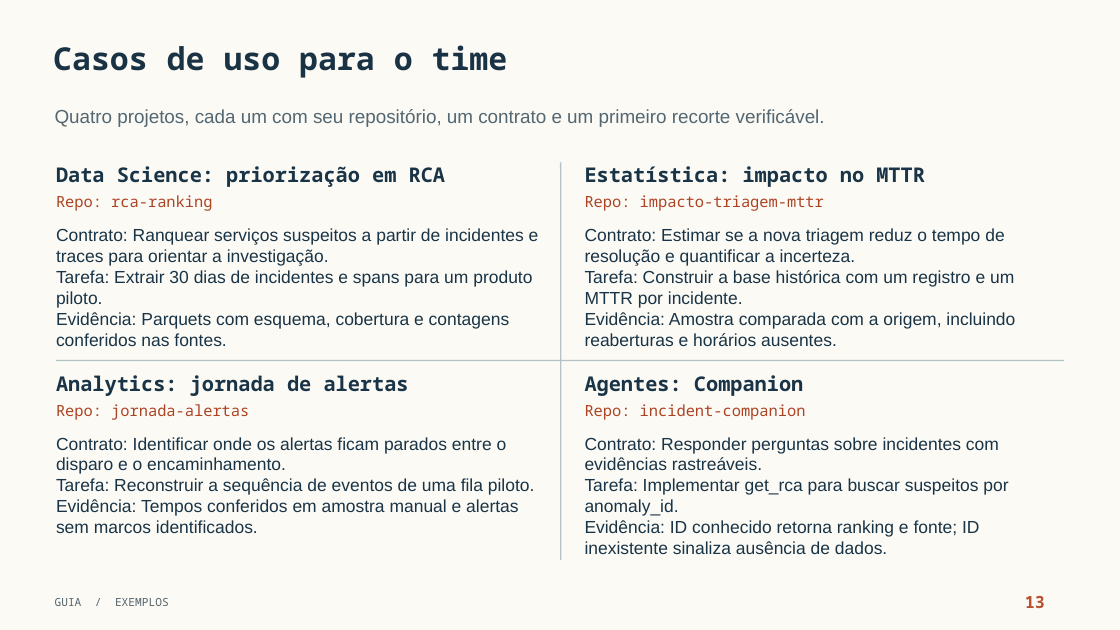
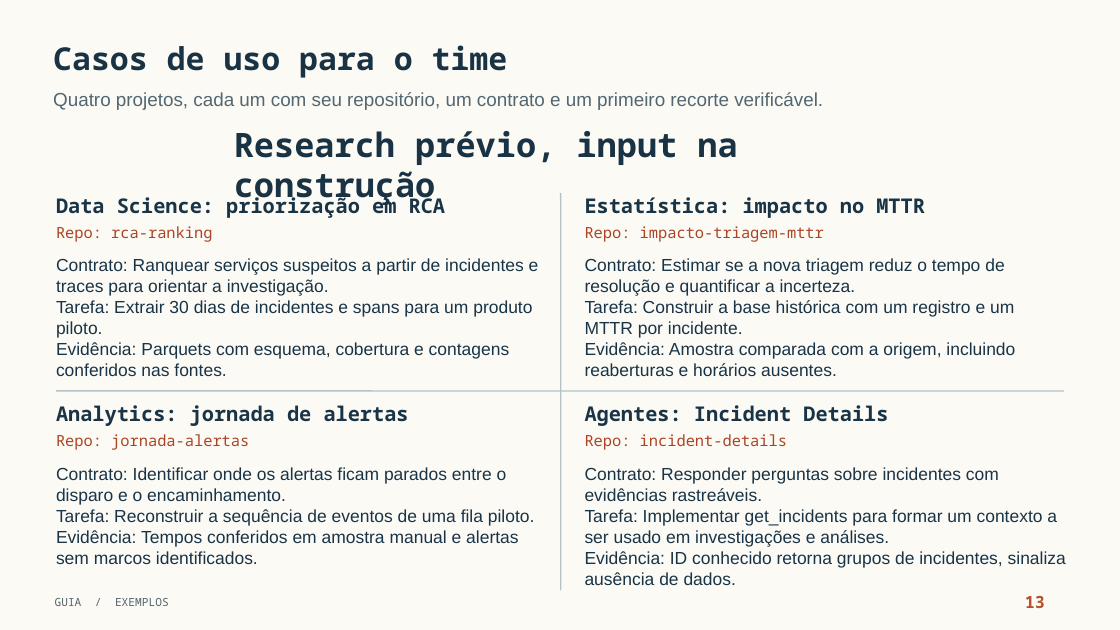
Before and after one commit to wjohnnyhonorato/readings, a slide deck: slide 12 of projects/SDD-Fast/sdd-fast-guia-ilustrado-v4.pptx (slide 13 before the commit). Drawn at 1120x630 pixels with LibreOffice and Linux fonts; fonts in the diff are those of the drawing; background and template pictures are left out. Boxes give left, top, right and bottom in pixels: in the first picture for what was removed or moved away, otherwise in the second. Text is boxed around its words. In the diff, an @@ line names an element or a change of style, - is before the commit and + after.

```diff
--- a/projects/SDD-Fast/sdd-fast-guia-ilustrado-v4.pptx
+++ b/projects/SDD-Fast/sdd-fast-guia-ilustrado-v4.pptx
@@ text "Quatro projetos, cada um com ...": place and size @@
-text "Quatro projetos, cada um com ..." at (55,109,825,127)
+text "Quatro projetos, cada um com ..." at (53,92,823,110)
@@ text added at (234,131,737,207), 36 pt, text #193244, bold @@
+Research prévio, input na construção
@@ text at (585,405,888,426): text changed @@
-Agentes: Companion
+Agentes: Incident Details
@@ text at (585,434,787,450): text changed @@
-Repo: incident-companion
+Repo: incident-details
@@ 10 texts, 2 lines: place and size @@
-10 texts, 2 lines at (56,163,1064,560)
+10 texts, 2 lines at (56,193,1066,591)
@@ text at (585,509,1066,585): text changed @@
-Tarefa: Implementar get_rca para buscar suspeitos por anomaly_id.
-Evidência: ID conhecido retorna ranking e fonte; ID inexistente sinaliza ausência de dados.
+Tarefa: Implementar get_incidents para formar um contexto a ser usado em investigações e análises.
+Evidência: ID conhecido retorna grupos de incidentes, sinaliza ausência de dados.
```
Also in this commit, not shown: 8 other slides changed.
